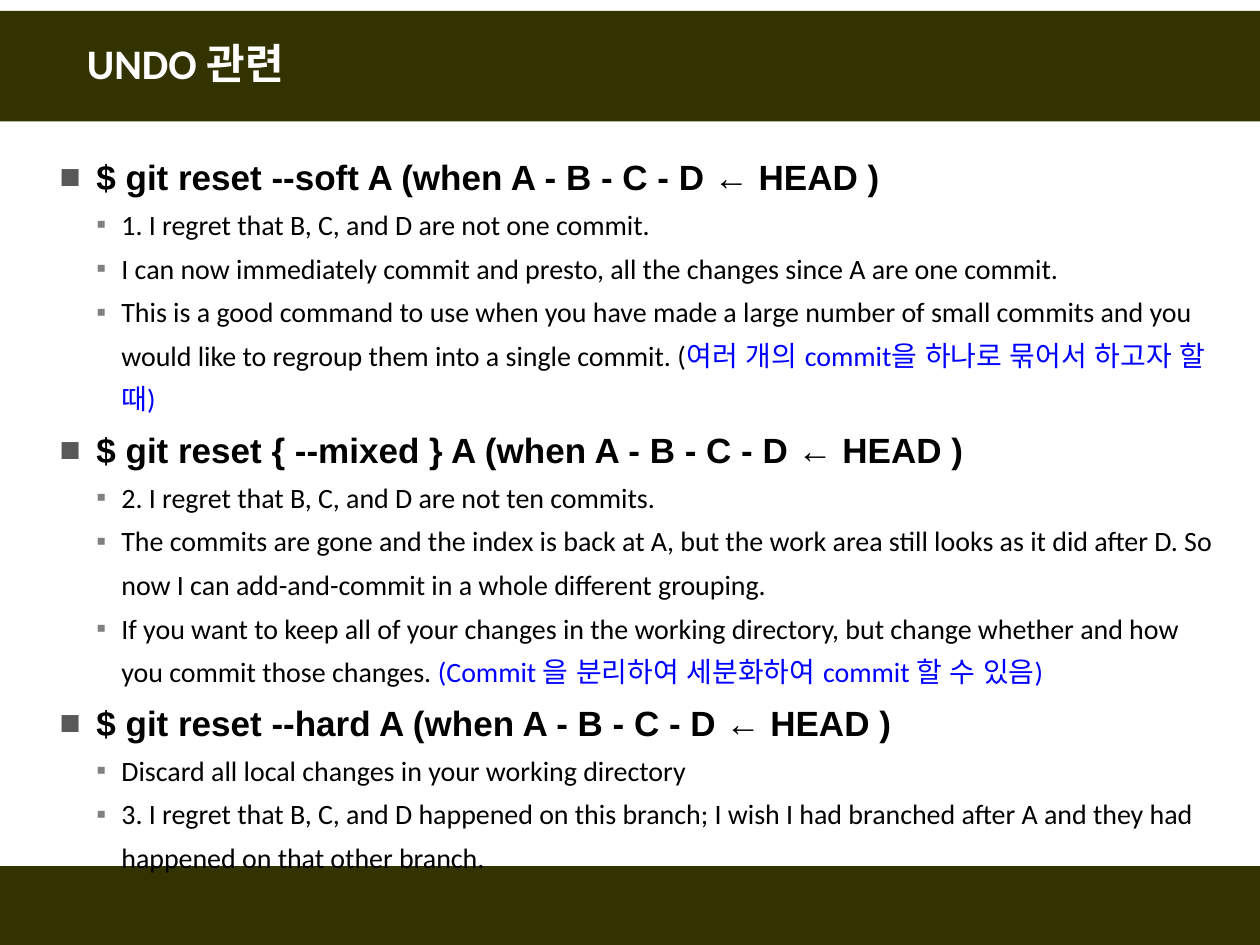
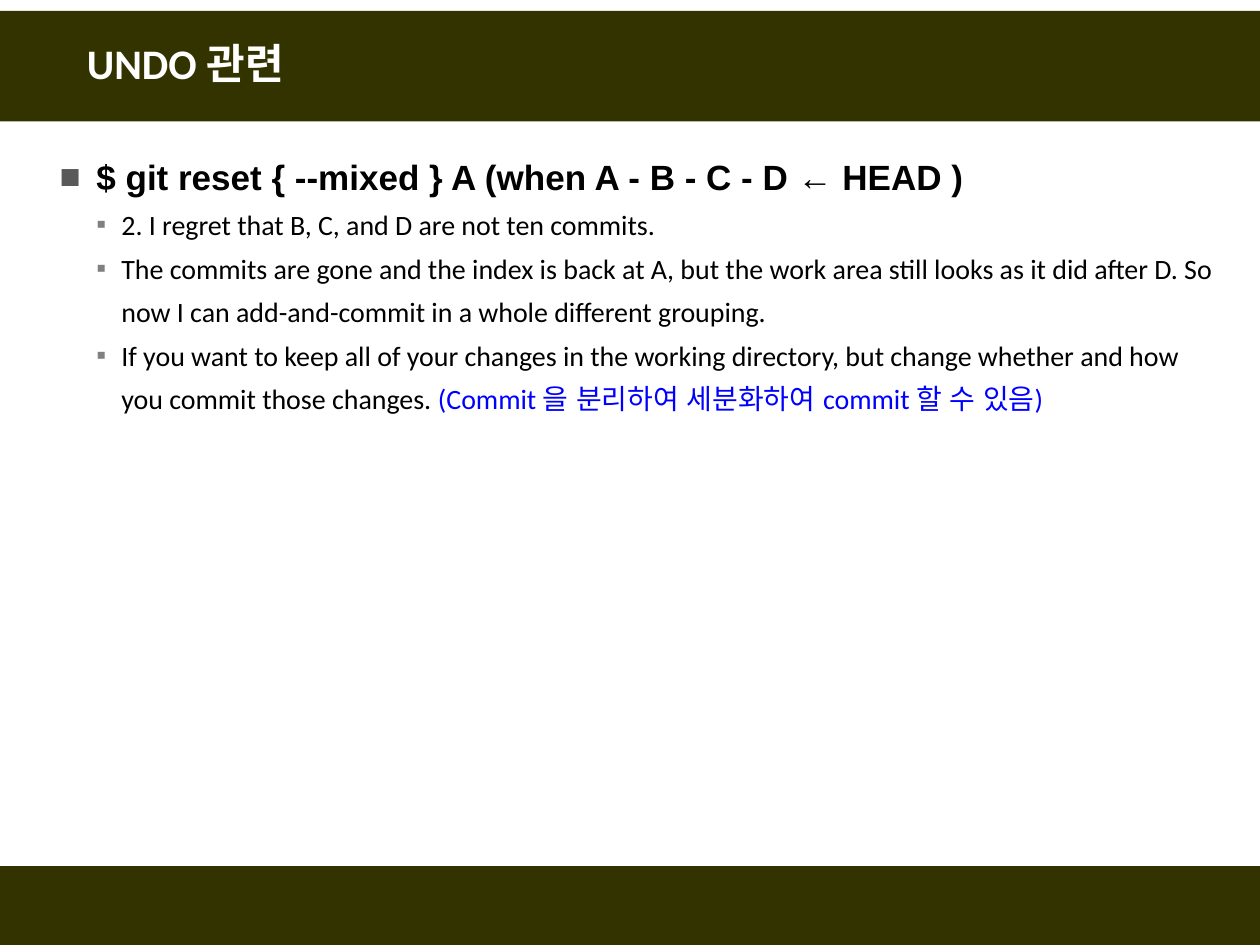
Before and after one commit to fasthill/github-lecture, a slide deck: slide 14 of git및github첫걸음11-명령어모음.pptx (slide 13 before the commit). Drawn at 1260x945 pixels with LibreOffice and Linux fonts; fonts in the diff are those of the drawing. Boxes give left, top, right and bottom in pixels: in the first picture for what was removed or moved away, otherwise in the second. Text is boxed around its words. In the diff, an @@ line names an element or a change of style, - is before the commit and + after.

```diff
--- a/git및github첫걸음11-명령어모음.pptx
+++ b/git및github첫걸음11-명령어모음.pptx
@@ text at <box>121,164,1206,413</box>: paragraphs removed @@
-■ $ git reset --soft A (when A - B - C - D ← HEAD )
-  ▪ 1. I regret that B, C, and D are not one commit.
-  ▪ I can now immediately commit and presto, all the changes since A are one commit.
-  ▪ This is a good command to use when you have made a large number of small commits and you would like to regroup them into a single commit. (여러 개의 commit을 하나로 묶어서 하고자 할 때)
@@ text at <box>121,710,1193,829</box>: paragraphs removed @@
-■ $ git reset --hard A (when A - B - C - D ← HEAD )
-  ▪ Discard all local changes in your working directory
-  ▪ 3. I regret that B, C, and D happened on this branch; I wish I had branched after A and they had happened on that other branch.
```
Also in this commit, not shown: 2 other slides changed, 4 slides added.
